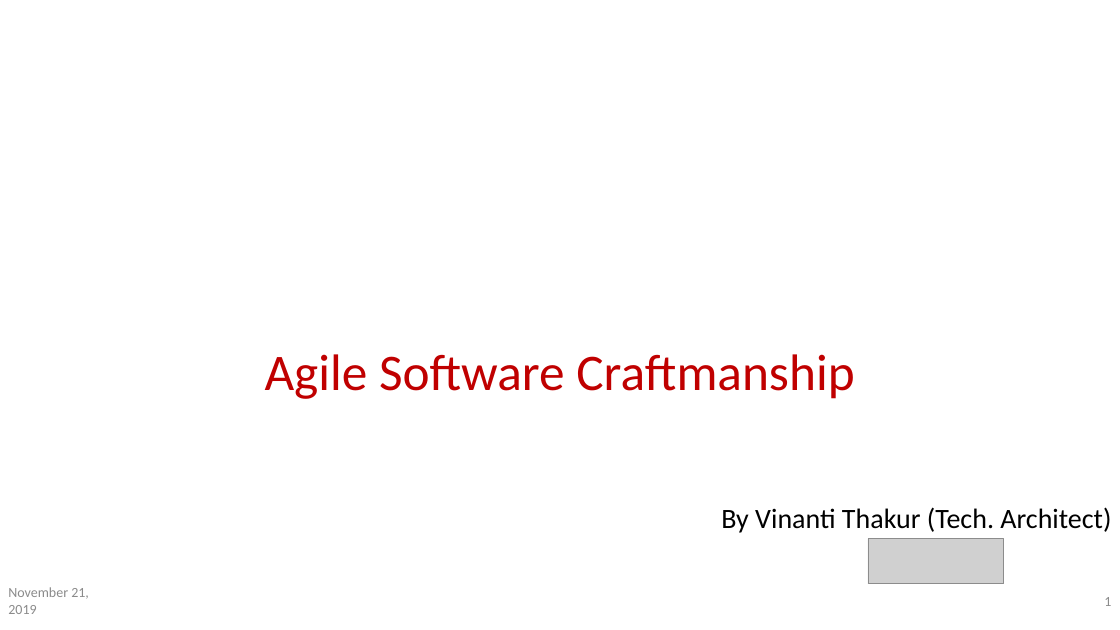
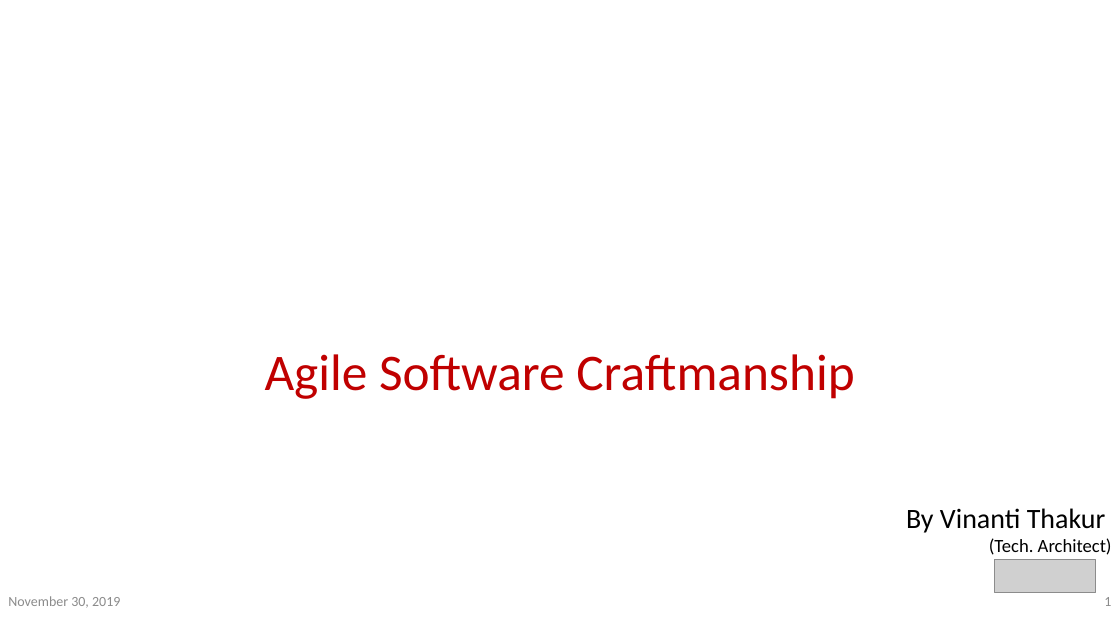
Before and after one commit to vinanti/Skills, a slide deck: slide 1 of PPT/Clean Code/Clean Code.pptx. Drawn at 1120x630 pixels with LibreOffice and Linux fonts; fonts in the diff are those of the drawing; grey boxes stand for pictures; background and template pictures are left out. Boxes give left, top, right and bottom in pixels: in the first picture for what was removed or moved away, otherwise in the second. Text is boxed around its words. In the diff, an @@ line names an element or a change of style, - is before the commit and + after.

```diff
--- a/PPT/Clean Code/Clean Code.pptx
+++ b/PPT/Clean Code/Clean Code.pptx
@@ text at (906, 508, 1112, 555): text changed; size 24 to 16 pt @@
-By Vinanti Thakur (Tech. Architect)
+By Vinanti Thakur
+(Tech. Architect)
@@ picture: place and size @@
-picture at (868, 539, 1004, 584)
+picture at (995, 560, 1096, 593)
@@ text at (8, 596, 120, 608): text changed @@
-November 21, 2019
+November 30, 2019
```
Also in this commit, not shown: 19 other slides changed, 32 slides added, 1 other file.
